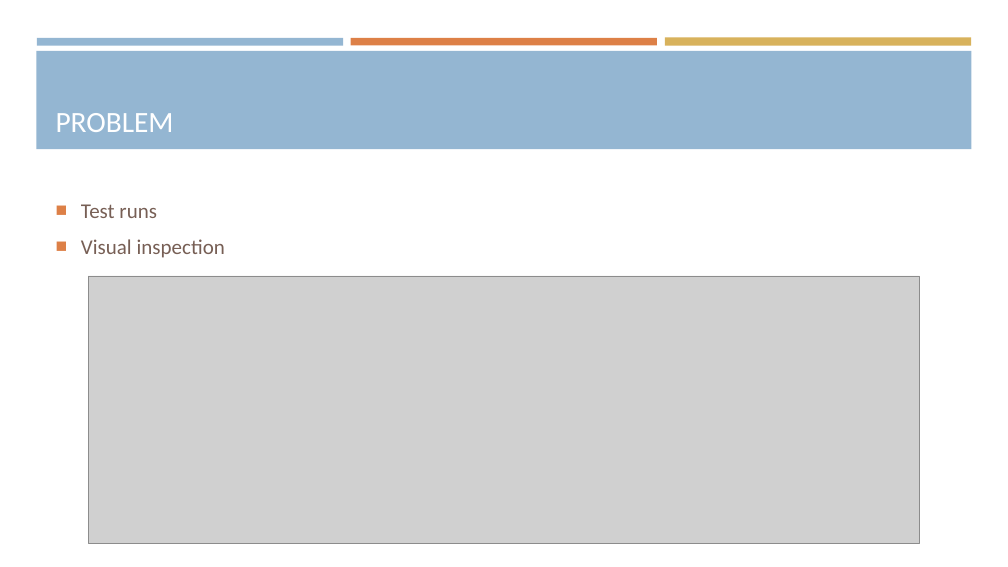
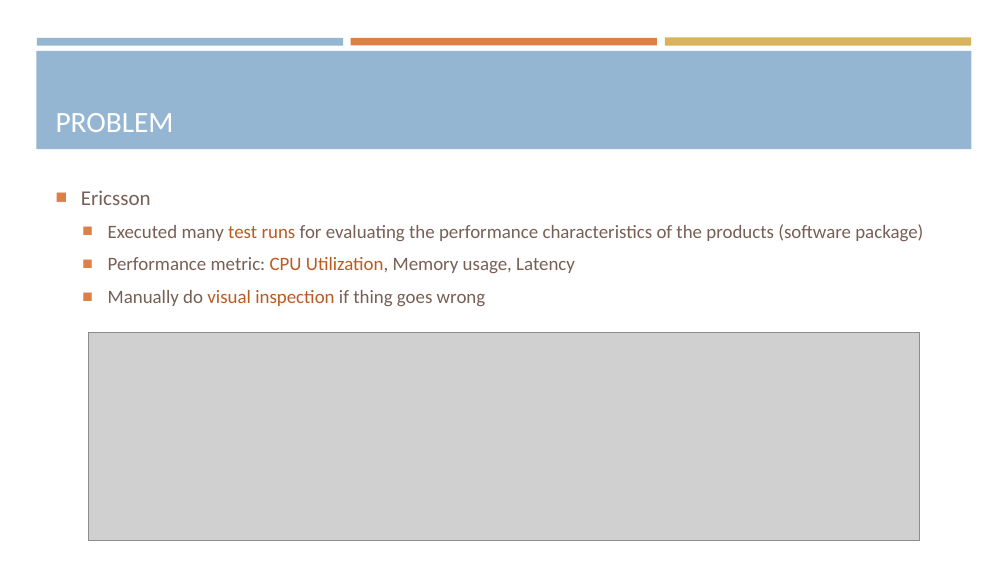
Before and after one commit to araea382/MT, a slide deck: slide 2 of Presentation/1-Proposal seminar.pptx. Drawn at 1008x567 pixels with LibreOffice and Linux fonts; fonts in the diff are those of the drawing; grey boxes stand for pictures. Boxes give left, top, right and bottom in pixels: in the first picture for what was removed or moved away, otherwise in the second. Text is boxed around its words. In the diff, an @@ line names an element or a change of style, - is before the commit and + after.

```diff
--- a/Presentation/1-Proposal seminar.pptx
+++ b/Presentation/1-Proposal seminar.pptx
@@ text removed at box(81, 204, 225, 258) @@
-■ Test runs
-■ Visual inspection
@@ text added at box(81, 190, 923, 306), 18 pt, text #775F55 @@
+■ Ericsson
+  ■ Executed many test runs for evaluating the performance characteristics of the products (software package)
+  ■ Performance metric: CPU Utilization, Memory usage, Latency
+  ■ Manually do visual inspection if thing goes wrong
@@ picture: place and size @@
-picture at box(88, 276, 920, 544)
+picture at box(88, 333, 920, 541)
```
Also in this commit, not shown: 7 other slides changed, 1 slide added, 2 slides removed, 7 other files.
